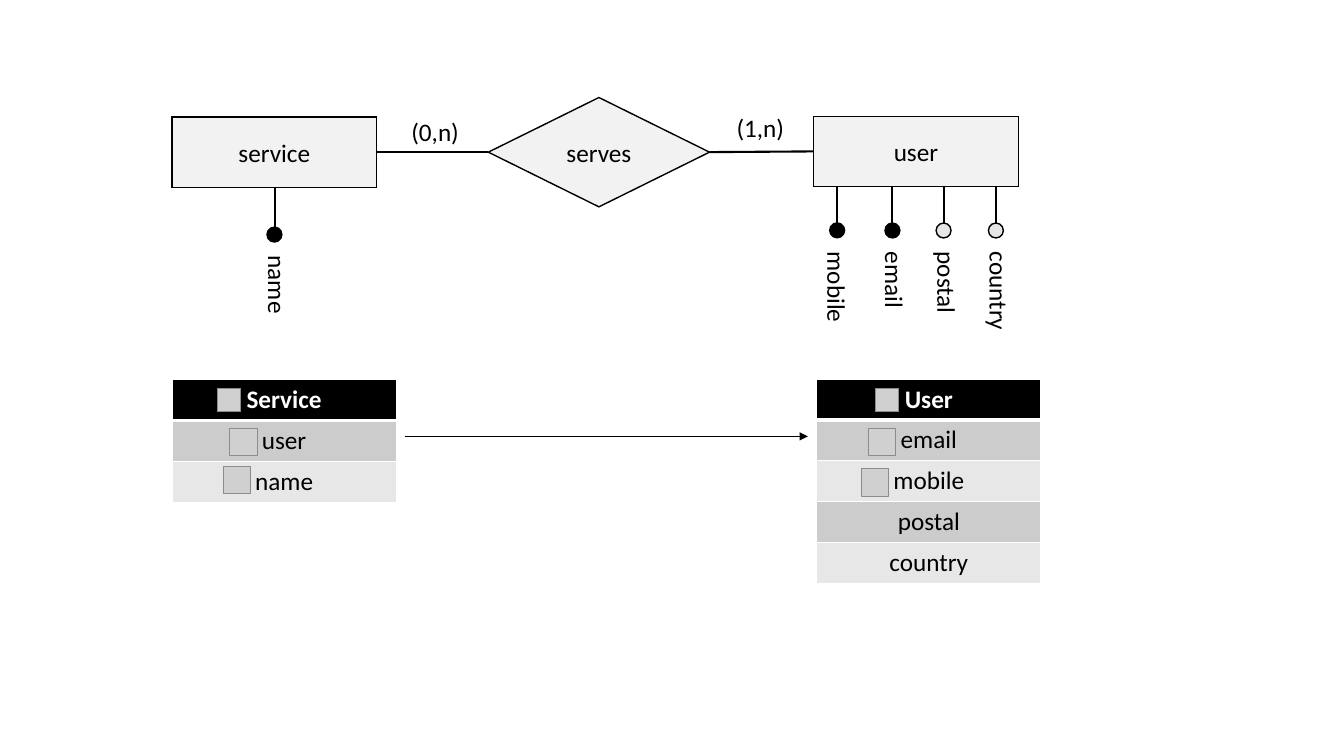
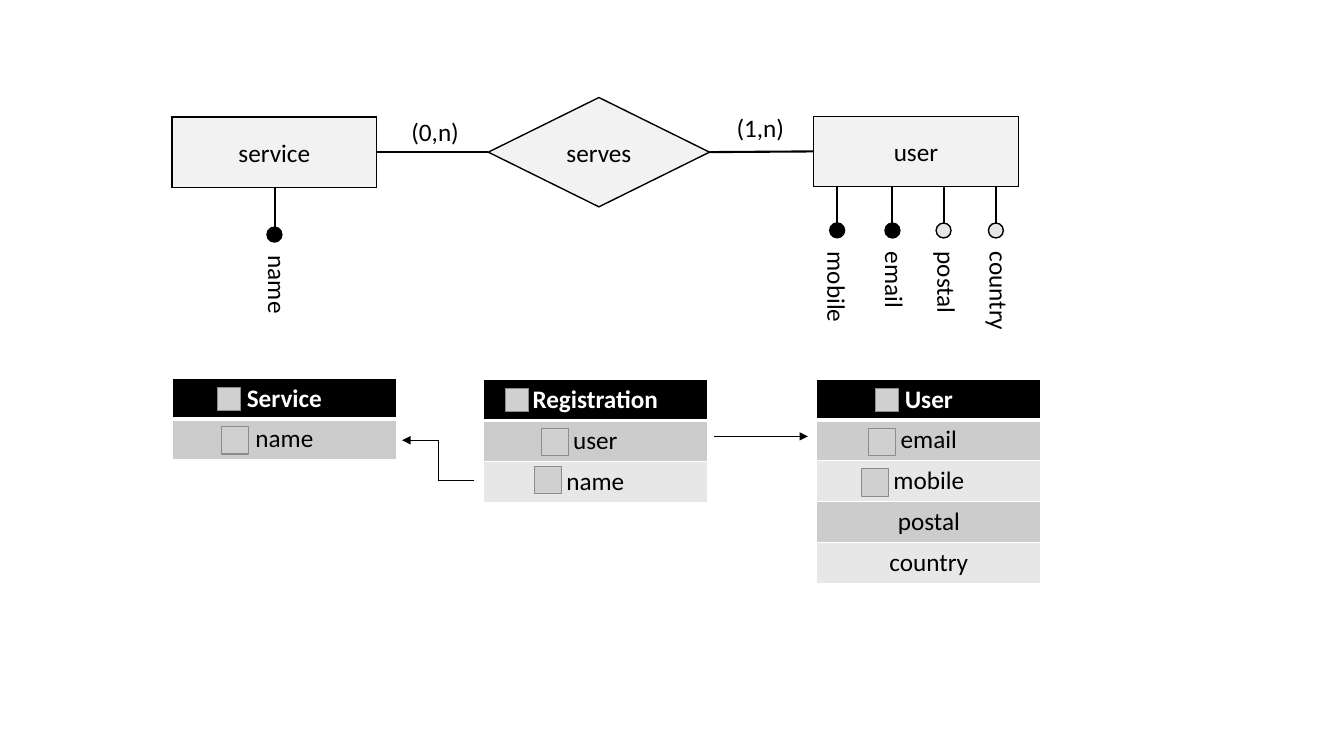
Before and after one commit to mark-h-meng/BT5110-tutorials, a slide deck: slide 3 of src/t5/images/t5.pptx (slide 2 before the commit). Drawn at 1344x756 pixels with LibreOffice and Linux fonts; fonts in the diff are those of the drawing; grey boxes stand for pictures. Boxes give left, top, right and bottom in pixels: in the first picture for what was removed or moved away, otherwise in the second. Text is boxed around its words. In the diff, an @@ line names an element or a change of style, - is before the commit and + after.

```diff
--- a/src/t5/images/t5.pptx
+++ b/src/t5/images/t5.pptx
@@ table added at (172, 378, 396, 460), 2 rows, 1 columns @@
+Service
+name
@@ 2 pictures, 1 table: place and size @@
-2 pictures, 1 table at (172, 380, 396, 503)
+2 pictures, 1 table at (483, 380, 707, 503)
@@ table at (483, 380, 707, 503) @@
-row 1, column 1: Service
+row 1, column 1: Registration
@@ picture: place and size @@
-picture at (217, 389, 240, 412)
+picture at (506, 389, 529, 412)
@@ picture added at (221, 426, 248, 454) @@
@@ elbow arrow added from (474, 480) to (402, 441), #000000 0.5 pt @@
@@ arrow moved from (404, 437) - (809, 437) to (715, 437) - (809, 437) @@
```
Also in this commit, not shown: 3 other slides changed, 6 slides added, 14 other files.
